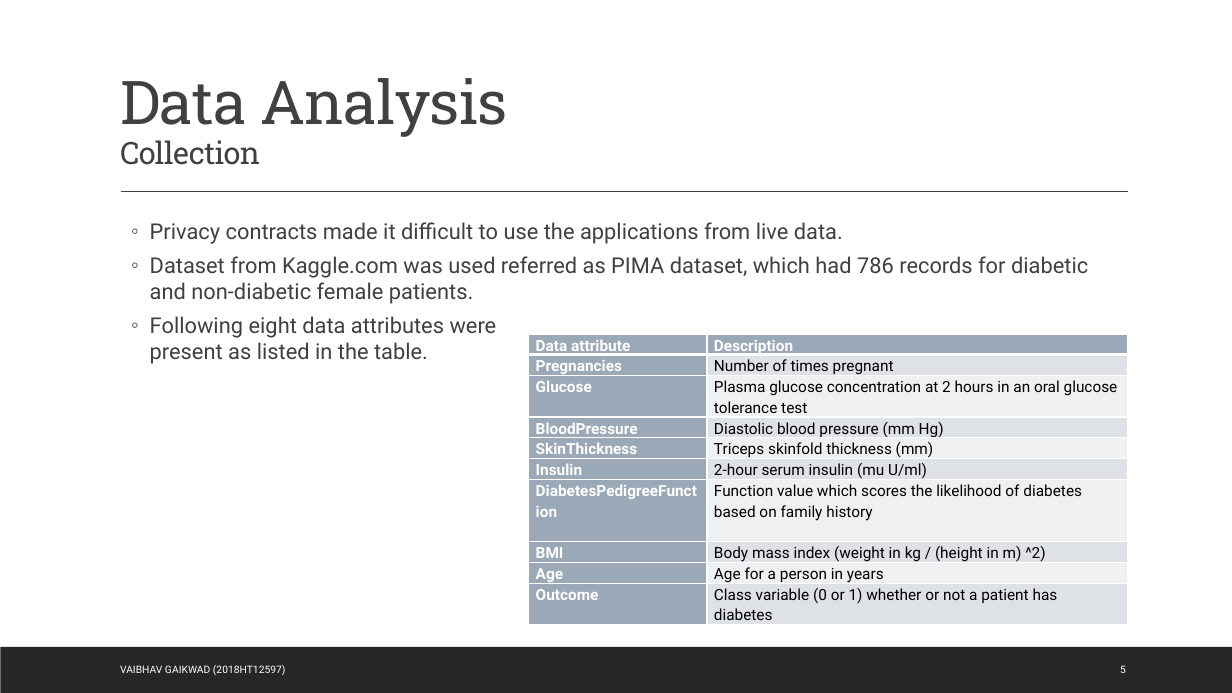
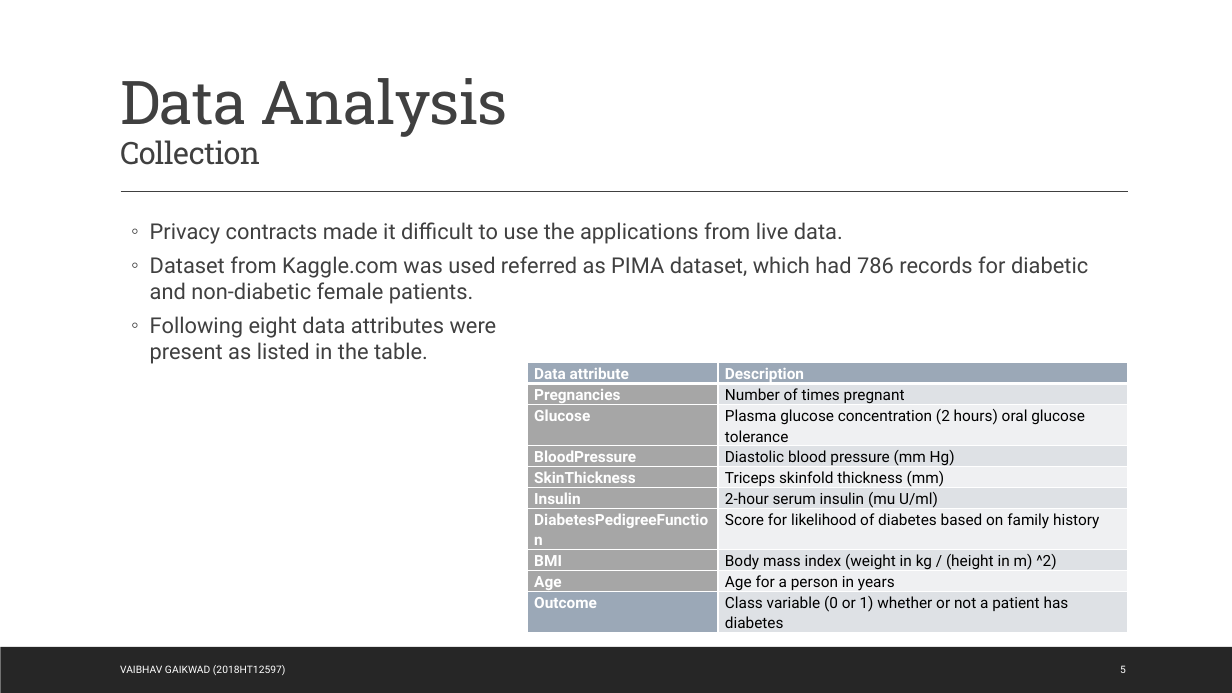
Before and after one commit to 767267/bits2018ht12597, a slide deck: slide 10 of docs/Quality of Care.pptx. Drawn at 1232x693 pixels with LibreOffice and Linux fonts; fonts in the diff are those of the drawing. Boxes give left, top, right and bottom in pixels: in the first picture for what was removed or moved away, otherwise in the second. Text is boxed around its words. In the diff, an @@ line names an element or a change of style, - is before the commit and + after.

```diff
--- a/docs/Quality of Care.pptx
+++ b/docs/Quality of Care.pptx
@@ table at [528,363,1128,632] @@
-row 3, column 2: Plasma glucose concentration at 2 hours in an oral glucose tolerance test
+row 3, column 2: Plasma glucose concentration (2 hours) oral glucose tolerance
-row 7, column 2: Function value which scores the likelihood of diabetes based on family history
+row 7, column 2: Score for likelihood of diabetes based on family history
@@ fill #9BA8B7 to #A6A6A6 in 8 cells @@
@@ table: place and size @@
-table at [529,334,1128,624]
+table at [528,363,1128,632]
```
Also in this commit, not shown: 7 other slides changed, 2 slides added, 1 other file.
